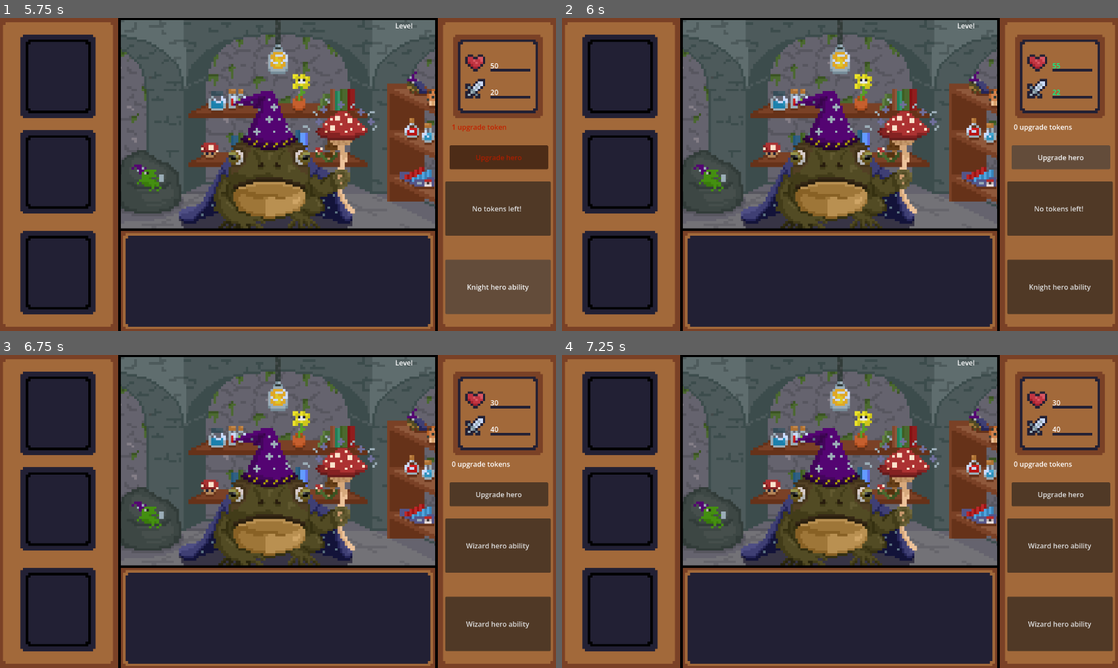
Above: before the commit, frames 1-4 (two rows, left to right).
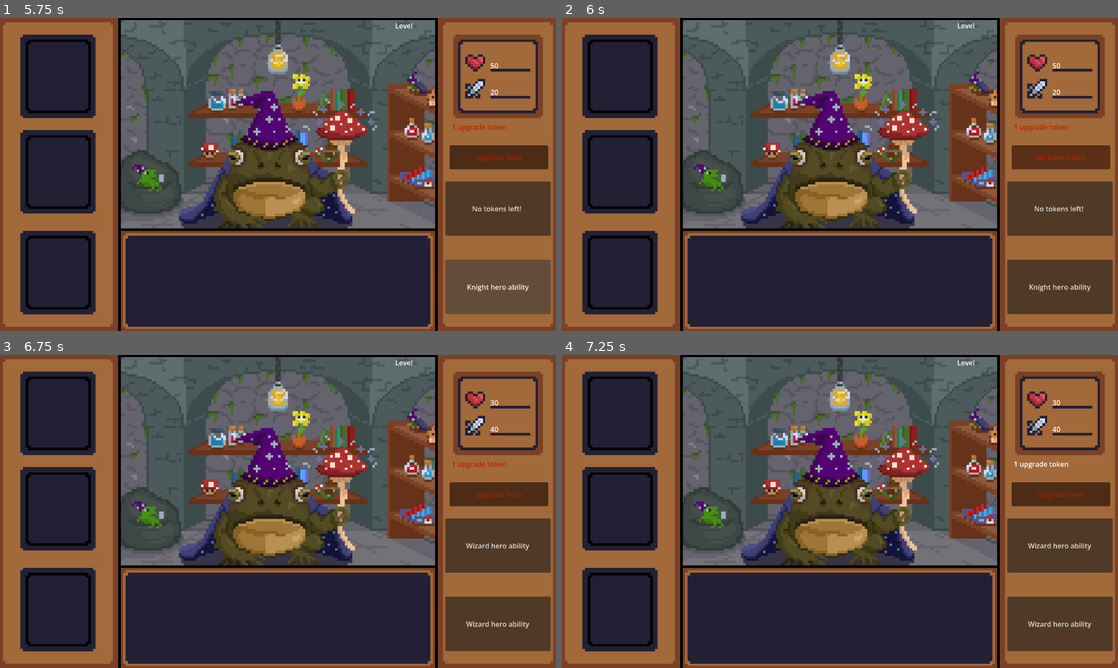
Above: after the commit, the same moments.

Repository: Kaeleb-Greene/dungeoneers-2
Game: Godot game, scene res://Scenes/shop.tscn
Two runs of this game, one before a commit and one after it. Both use one fixed random seed, a clock stepped at 60 frames per second and the inputs below. This scene is started directly instead of the project's main scene.
Inputs (mouse positions are in pixels of both pictures, inside the frame that each line leads up to):
- Up to frame 1 (5.75 s): click "Click a hero!" at 0.5 s; click "No tokens left!" at 1.25 s; click "Click a hero!" at 2 s; click "Select a Hero!" at 2.75 s; click (55, 74) at 3.5 s; click (500, 208) at 4.25 s; click "Knight hero ability" at 5 s
- Up to frame 2 (6 s): click "Upgrade hero" at 5.75 s
- Up to frame 3 (6.75 s): click (55, 508) at 6.5 s
- Up to frame 4 (7.25 s): no input

Frame 1 is identical in both runs. In frame 2, 1.5% of the frame differs, in the area x 80-99%, y 14-49%; in frame 3, 0.2%; in frame 4, 0.1%.

Commit message:
card control taunt
card control taunt

Diff:
--- a/Scenes/shopkeeper.tscn
+++ b/Scenes/shopkeeper.tscn
@@ -20,7 +20,7 @@
 "duration": 1.0,
 "texture": SubResource("AtlasTexture_eno6s")
 }],
-"loop": true,
+"loop": 1,
 "name": &"Idle",
 "speed": 5.0
 }, {
@@ -31,7 +31,7 @@
 "duration": 1.0,
 "texture": SubResource("AtlasTexture_7scxg")
 }],
-"loop": true,
+"loop": 1,
 "name": &"Speak",
 "speed": 5.0
 }]
--- a/Scripts/Dungeon/card_control.gd
+++ b/Scripts/Dungeon/card_control.gd
@@ -14,7 +14,6 @@
 	#region TANK
 
 	### BASIC ###
-	"taunt": ["debuff", 0, "Forces all monsters to attack this character until their next turn."],
 
 	### KNIGHT ###
 		#SPECIAL
@@ -28,6 +27,8 @@
 
 	### BARBARIAN ###
 		#SPECIAL
+		"taunt": ["debuff", 0, "Forces all monsters to attack this character until their next turn."],
+
 
 		#ADVANCED
 
--- a/Scripts/character_stats.gd
+++ b/Scripts/character_stats.gd
@@ -132,16 +132,13 @@
 
 func _on_ability_upgrade_1_pressed() -> void:
 	if currHero == 1 && upgradeToken == 1:
-		if abilityText.text == "A Knights Jab":
-			#get rid of this if statement and change it to putting
-			#the ability text to your inventory or smthin.
-			upgradeToken = 0
+		#get rid of this if statement and change it to putting
+		#the ability text to your inventory or smthin.
+		upgradeToken = 0
 	elif currHero == 2 && upgradeToken == 1:
-		if abilityText.text == "A Knights Jab":
-			upgradeToken = 0
+		upgradeToken = 0
 	elif currHero == 3 && upgradeToken == 1:
-		if abilityText.text == "A Knights Jab":
-			upgradeToken = 0
+		upgradeToken = 0
 	else:
 			var abilitySave = abilityText.text
 			abilityText.text = "No tokens left!"
Not shown, changed: Abilities/alchemistAbilities.txt
